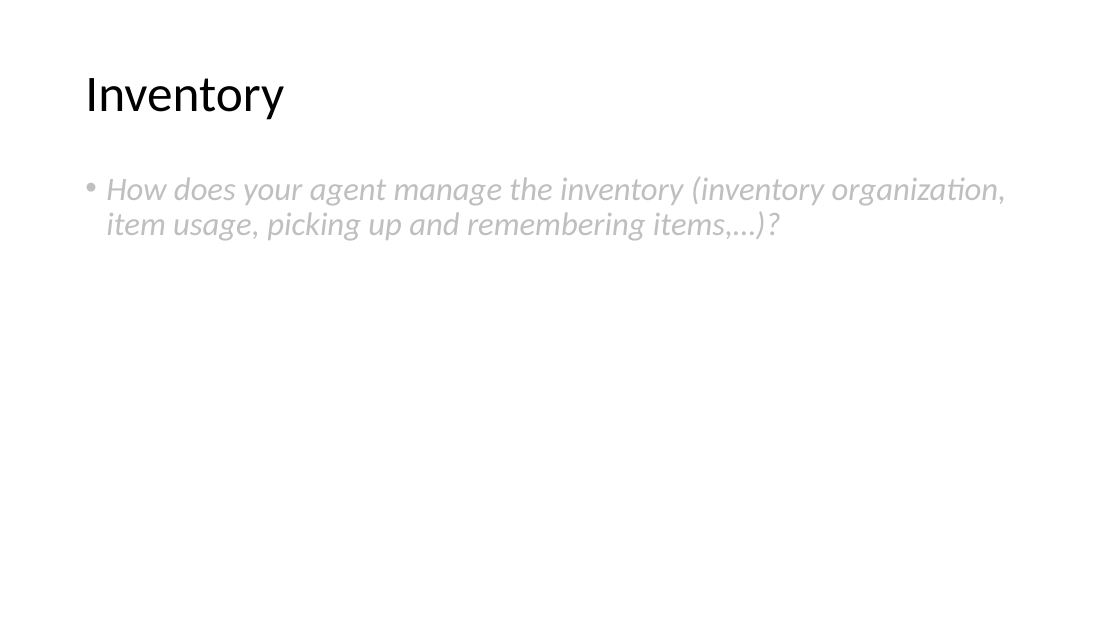
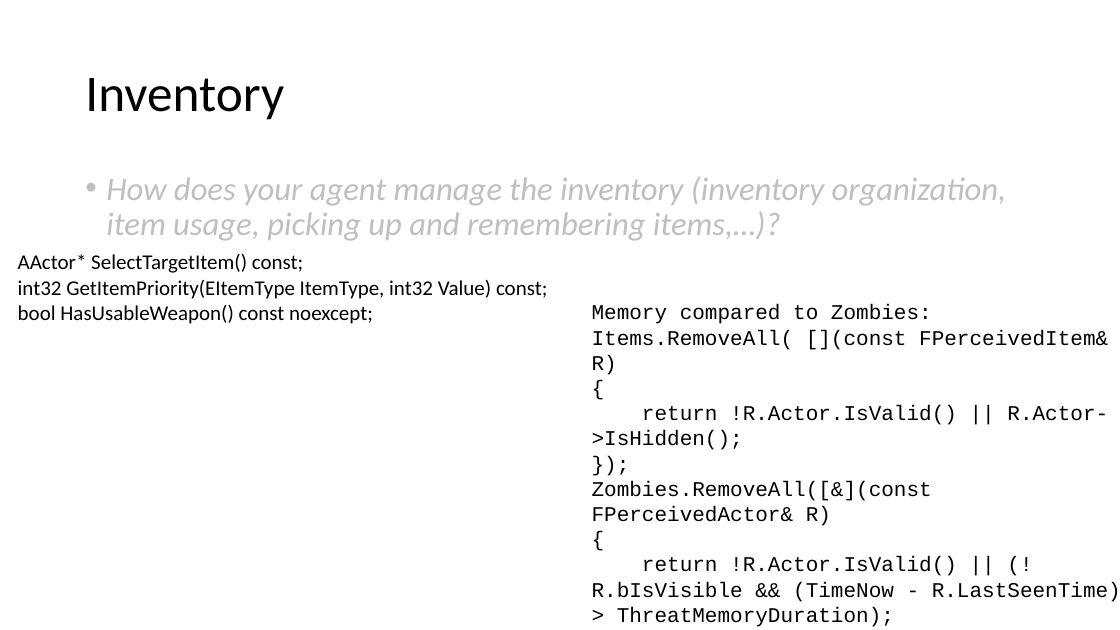
Before and after one commit to DAE-GD-2025-2026/gameai-zombie-DanielAdam13, a slide deck: slide 4 of GPP_ZombieAI_AdamovDaniel_2DAE10.pptx. Drawn at 1120x630 pixels with LibreOffice and Linux fonts; fonts in the diff are those of the drawing. Boxes give left, top, right and bottom in pixels: in the first picture for what was removed or moved away, otherwise in the second. Text is boxed around its words. In the diff, an @@ line names an element or a change of style, - is before the commit and + after.

Commit message:
Select Threat / Item / House Logic - Most interesting part
Write Blackboard, which is called every Update and every time World Memory is Refreshed, sets Values to three keys - Threat Actor, Target Item and Target House.
-------------------------------------
These keys are calculated by specific logic for most - distance for house and threat/zombie.
Item is more interesting - it has specific information about priority score and distance as secondary.

```diff
--- a/GPP_ZombieAI_AdamovDaniel_2DAE10.pptx
+++ b/GPP_ZombieAI_AdamovDaniel_2DAE10.pptx
@@ text added at <box>18,254,547,324</box>, 18 pt, text #000000 @@
+AActor* SelectTargetItem() const;
+int32 GetItemPriority(EItemType ItemType, int32 Value) const;
+bool HasUsableWeapon() const noexcept;
@@ text added at <box>592,305,1120,627</box>, 18 pt, text #000000 @@
+Memory compared to Zombies:
+Items.RemoveAll( [](const FPerceivedItem& R)
+{
+return !R.Actor.IsValid() || R.Actor->IsHidden();
+});
+Zombies.RemoveAll([&](const FPerceivedActor& R)
+{
+return !R.Actor.IsValid() || (!R.bIsVisible && (TimeNow - R.LastSeenTime) > ThreatMemoryDuration);
+});
```
Also in this commit, not shown: 1 other slide changed, 2 other files.
